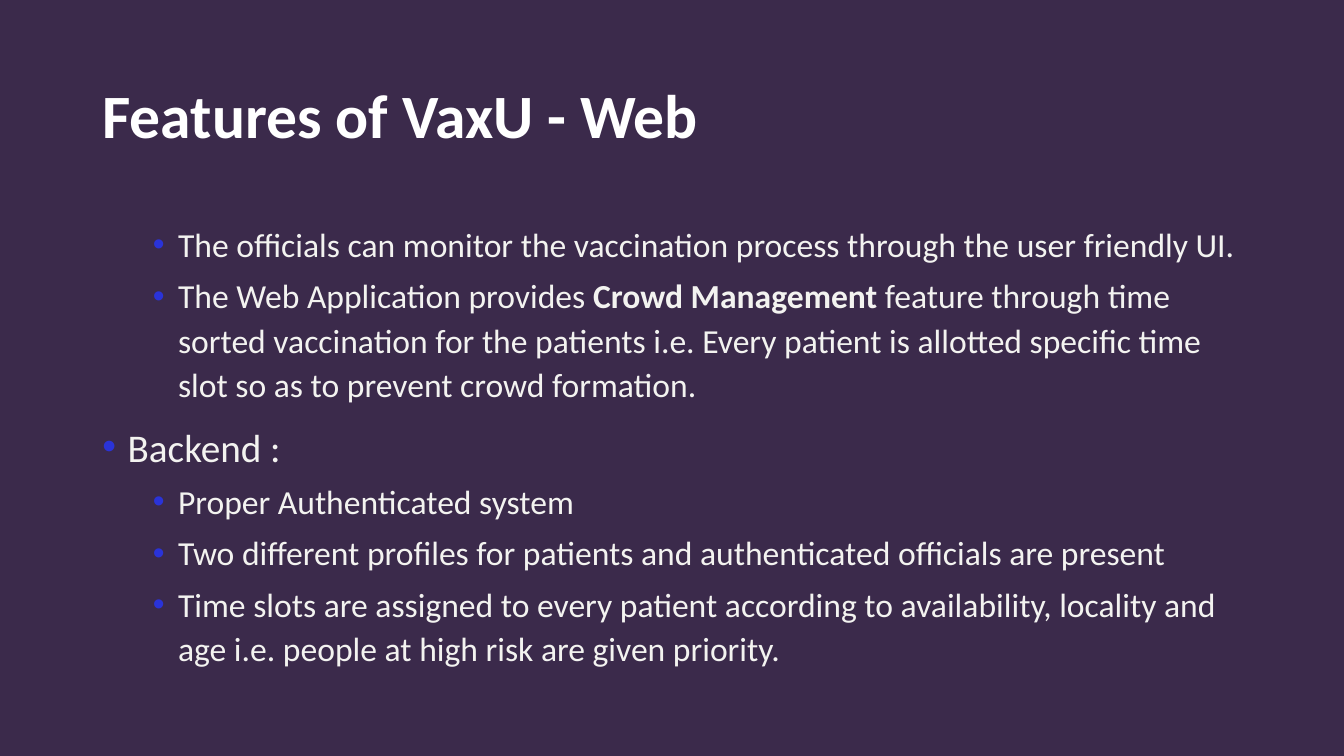
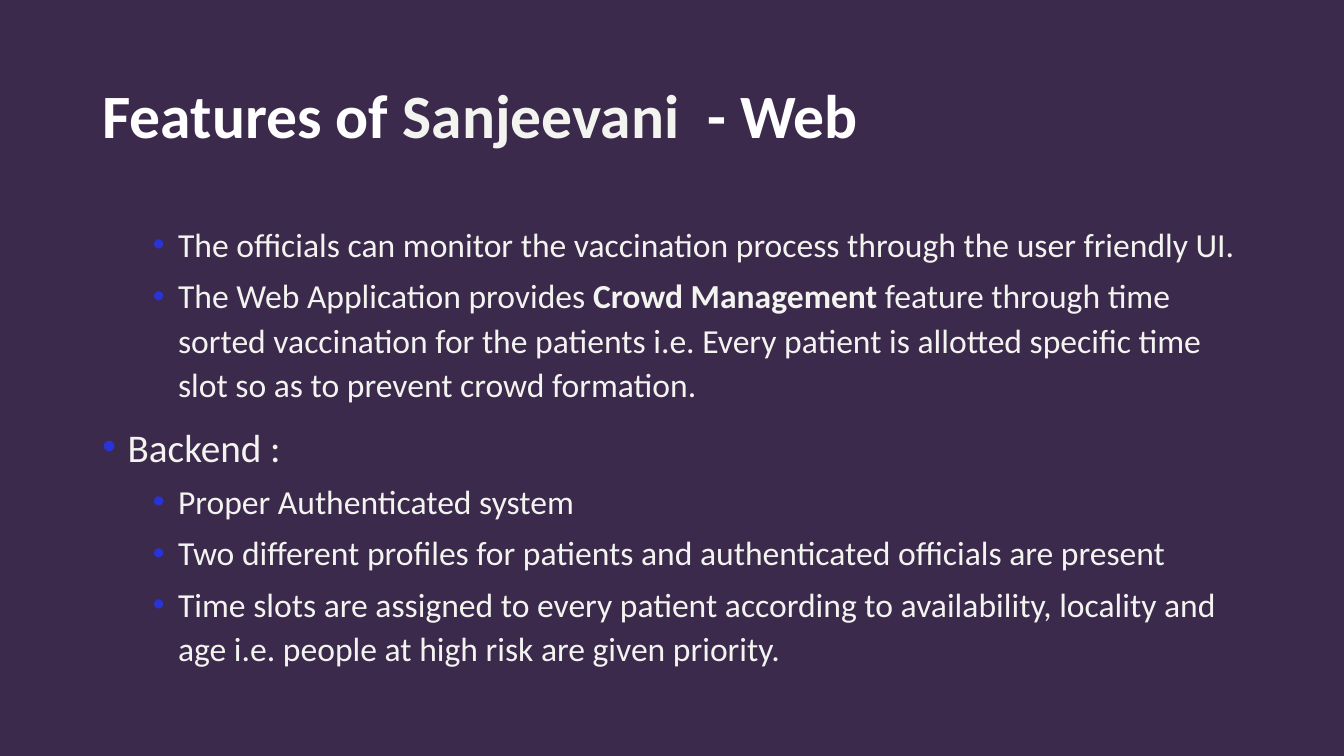
Before and after one commit to sahil9001/Hack-A-Sol_NEXA, a slide deck: slide 7 of HackASol - Sanjeevani PPT.pptx (slide 9 before the commit). Drawn at 1344x756 pixels with LibreOffice and Linux fonts; fonts in the diff are those of the drawing; background and template pictures are left out. Boxes give left, top, right and bottom in pixels: in the first picture for what was removed or moved away, otherwise in the second. Text is boxed around its words. In the diff, an @@ line names an element or a change of style, - is before the commit and + after.

```diff
--- a/HackASol - Sanjeevani PPT.pptx
+++ b/HackASol - Sanjeevani PPT.pptx
@@ title at [102, 94, 858, 149]: text changed @@
-Features of VaxU - Web
+Features of Sanjeevani - Web
```
Also in this commit, not shown: 7 other slides changed, 1 slide added, 4 slides removed, 13 other files.
